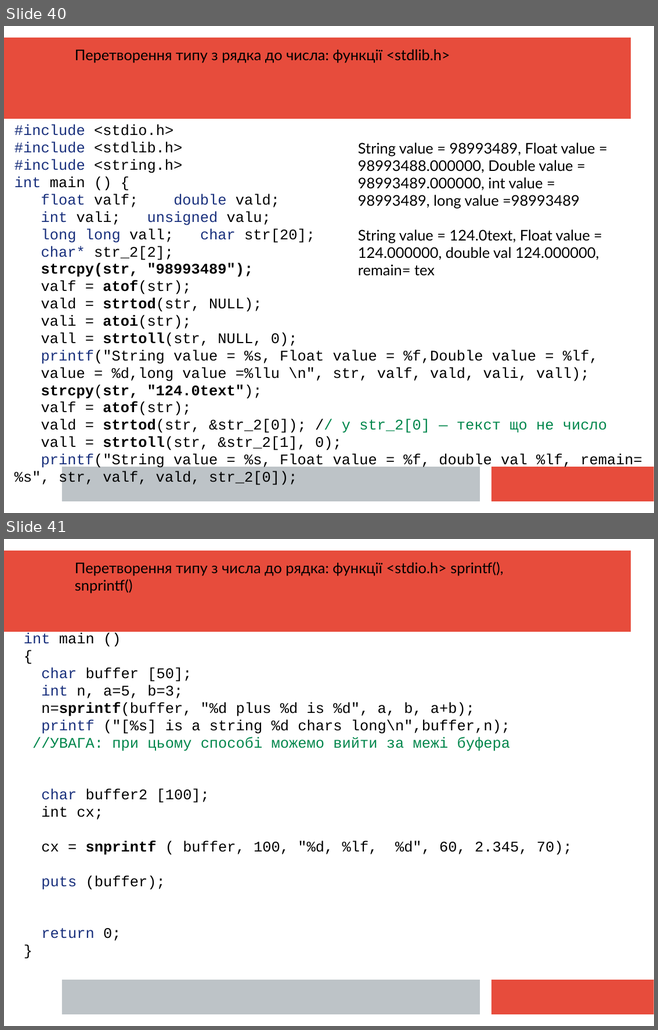
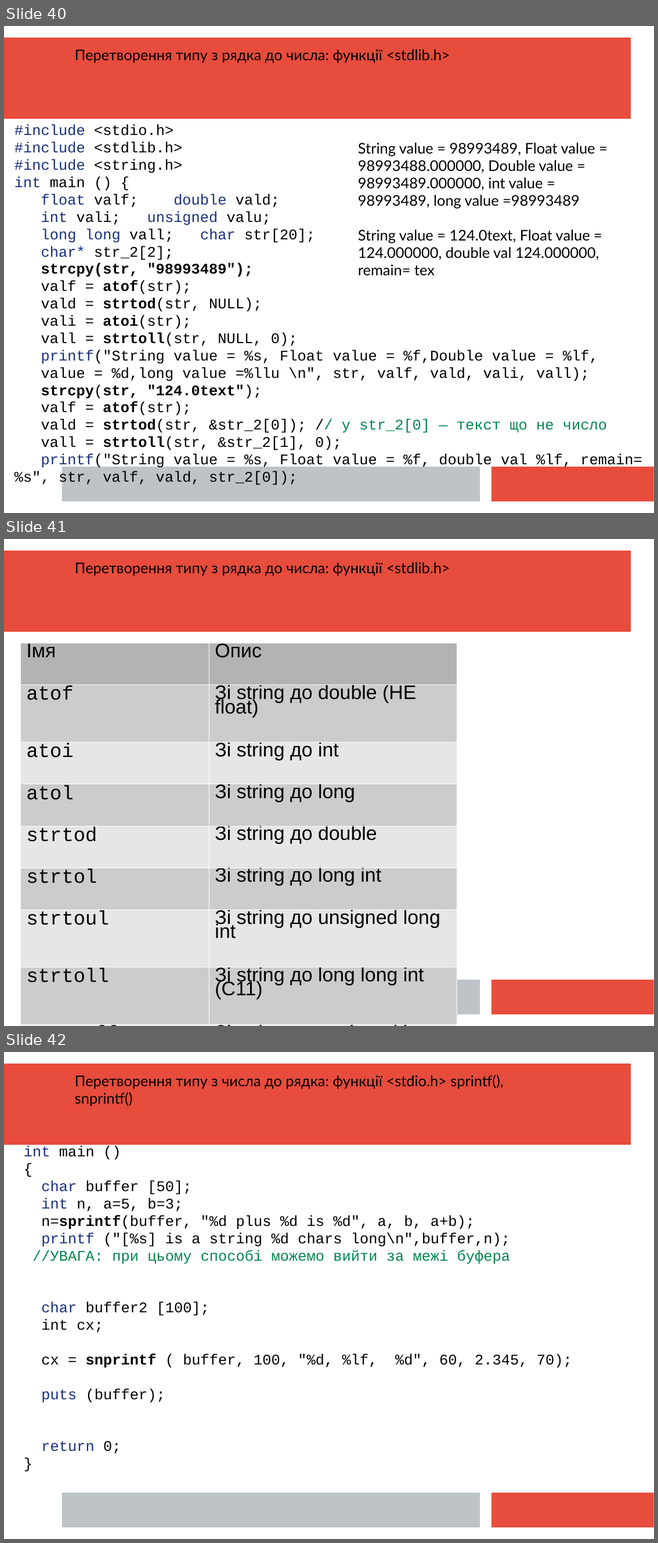
Before and after one commit to mecchmatProjects/CppCourse, a slide deck: Lect3/CppTutorUkr2.ppt. Shown one above the other, each under a label of ours: slides 40 and 41 before the commit, slides 40, 41 and 42 after it. The pictures are 658x1030 and 658x1543 pixels, drawn with LibreOffice and Linux fonts; fonts in the diff are those of the drawing. Boxes give left, top, right and bottom in pixels: in the first picture for what was removed or moved away, otherwise in the second. Text is boxed around its words. In the diff, an @@ line names an element or a change of style, - is before the commit and + after.

```diff
--- a/Lect3/CppTutorUkr2.ppt
+++ b/Lect3/CppTutorUkr2.ppt
@@ slide 41 added at (x1=4, y1=539, x2=654, y2=1026), background #FFFFFF; not listed: 3 template elements that a slide beside it also shows @@
@@ text added at (x1=75, y1=562, x2=450, y2=576), 18 pt, text #000000 @@
+Перетворення типу з рядка до числа: функції <stdlib.h>
@@ table added at (x1=20, y1=643, x2=457, y2=1002), 9 rows, 2 columns @@
+Імя | Опис
+atof | Зі string до double (НЕ float)
+atoi | Зі string до int
+atol | Зі string до long
+strtod | Зі string до double
+strtol | Зі string до long int
+strtoul | Зі string до unsigned long int
+strtoll | Зі string до long long int (С11)
+strtoull | Зі string до unsigned long long int (С11)
@@ what was slide 41 is now slide 42 @@
```
Also in this commit, not shown: 1 slide changed, 5 other files.
